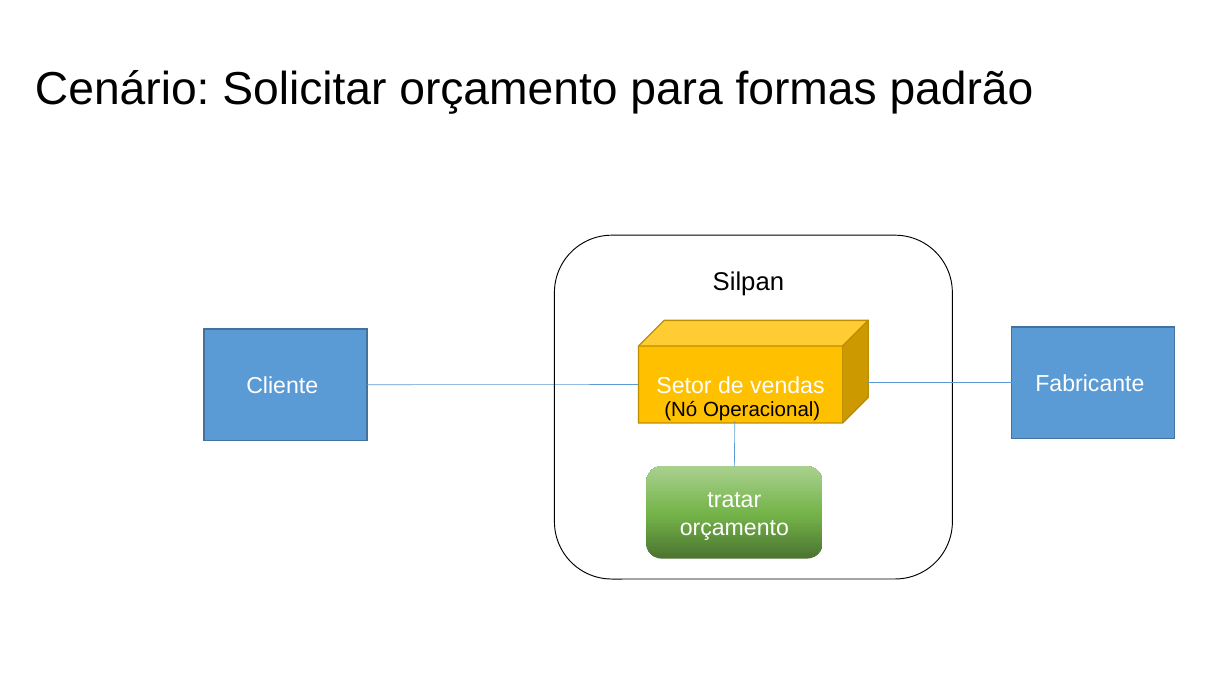
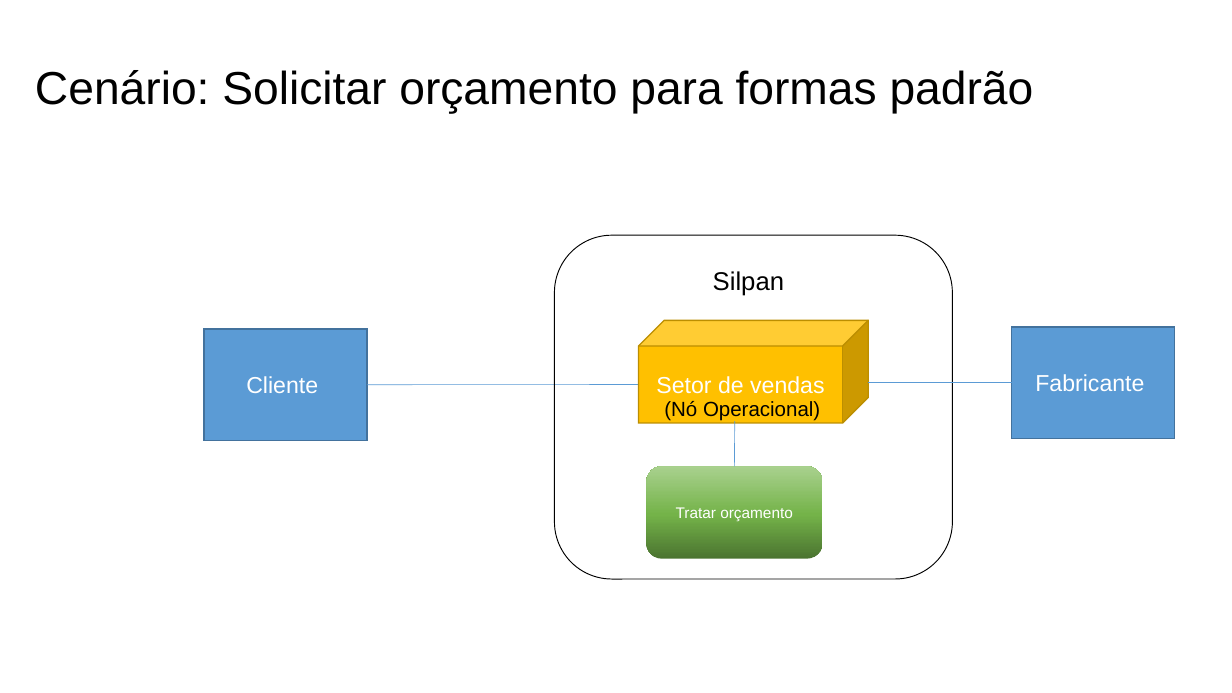
Before and after one commit to Systematicos/FindingApp, a slide deck: slide 3 of Documentation/15._Arquitetura_de_Negócio_para_cada_Cenário.pptx. Drawn at 1232x693 pixels with LibreOffice and Linux fonts; fonts in the diff are those of the drawing. Boxes give left, top, right and bottom in pixels: in the first picture for what was removed or moved away, otherwise in the second. Text is boxed around its words. In the diff, an @@ line names an element or a change of style, - is before the commit and + after.

```diff
--- a/Documentation/15._Arquitetura_de_Negócio_para_cada_Cenário.pptx
+++ b/Documentation/15._Arquitetura_de_Negócio_para_cada_Cenário.pptx
@@ text in rounded rectangle at [676, 507, 793, 521]: text changed; size 18 to 12 pt @@
-tratar orçamento
+Tratar orçamento
```
Also in this commit, not shown: 6 other slides changed, 9 other files.
